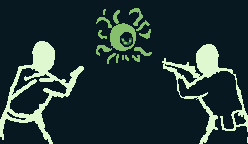
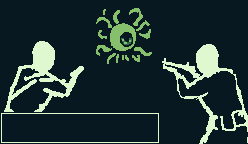
Before/after of a 248 × 144 layered artwork. What changed in the layer stack:
showed "textbox" over [0, 112, 159, 144]
